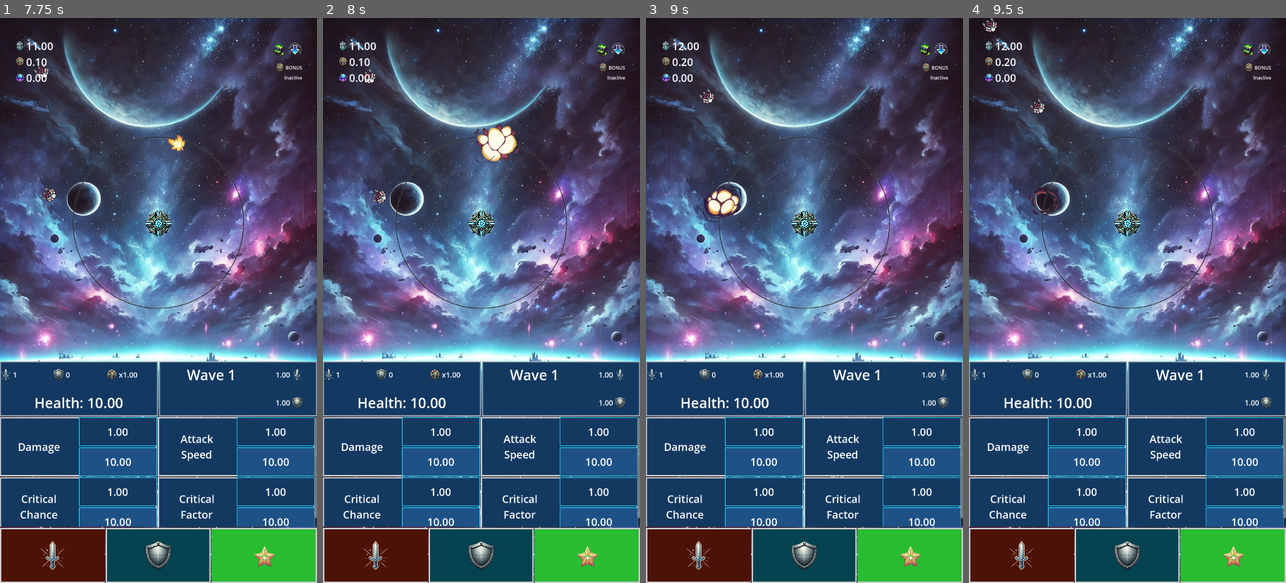
Above: before the commit, frames 1-4 (left to right).
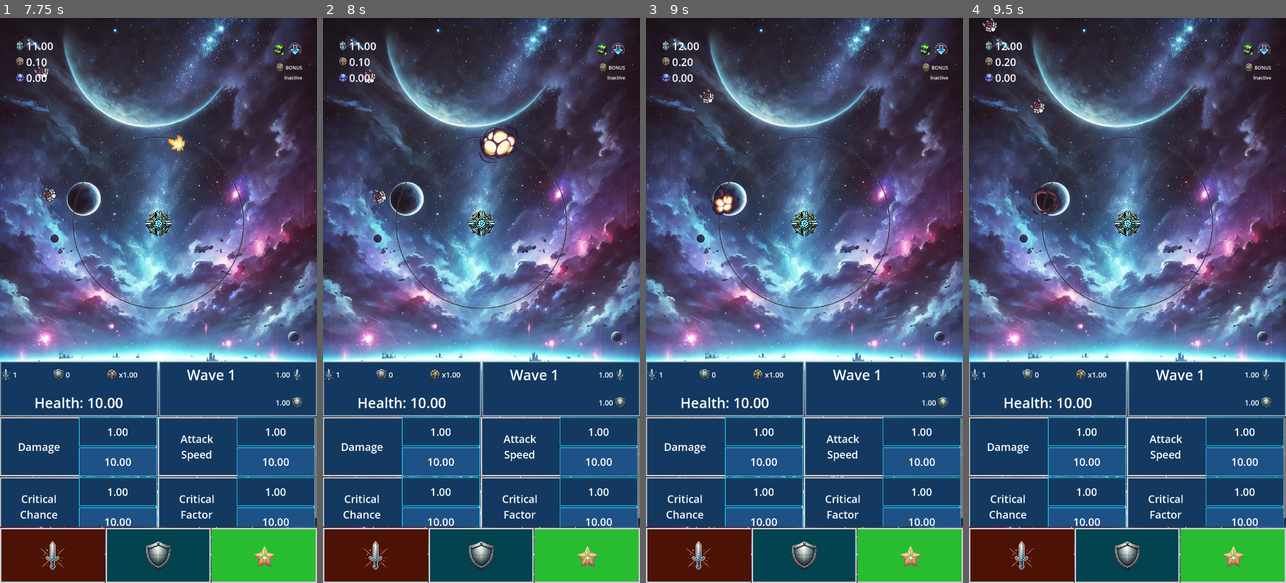
Above: after the commit, the same moments.

Repository: ascyrax/circle-defence
Game: Godot game, scene res://main.tscn
The game is run twice, just before and just after one commit, with the same random seed, the same clock (stepped at 60 frames per second) and the same inputs.
Inputs (mouse positions are in pixels of both pictures, inside the frame that each line leads up to):
- Up to frame 1 (7.75 s): click "<" at 0.5 s; click ">" at 1.25 s; click "BATTLE" at 2 s; tap Enter at 2.75 s; move the mouse to (228, 272) at 2.77 s; click (228, 272) at 2.92 s; tap Space at 3.5 s; move the mouse to (95, 328) at 3.52 s; click (95, 328) at 3.67 s; move the mouse to (190, 176) at 4.27 s; click (190, 176) at 4.42 s; move the mouse to (142, 413) at 5.02 s; click (142, 413) at 5.17 s; move the mouse to (253, 385) at 5.77 s; click (253, 385) at 5.92 s; move the mouse to (63, 215) at 6.52 s; click (63, 215) at 6.67 s; move the mouse to (174, 300) at 7.27 s; click (174, 300) at 7.42 s
- Up to frame 2 (8 s): no input
- Up to frame 3 (9 s): move the mouse to (756, 159) at 8.02 s; click (756, 159) at 8.17 s; move the mouse to (874, 272) at 8.77 s; click (874, 272) at 8.92 s
- Up to frame 4 (9.5 s): no input

Frame 1 is identical in both runs. In frame 2, 0.5% of the frame differs, in the area x 47-62%, y 18-27%; in frame 3, 0.5%; in frame 4, nothing differs.

Commit message:
added boss explosion animation

Diff:
--- a/boss.gd
+++ b/boss.gd
@@ -1,6 +1,7 @@
 extends Node2D
 
-@export var speed: float = randi_range(25, 50)  # Speed of the enemy
+@export var speed: float = randi_range(250, 500)  # Speed of the enemy
+var _bossExplosionScene = load("res://boss_explosion.tscn") as PackedScene
 var direction: Vector2 = Vector2.ZERO  # Direction toward the center
 var shooterContainerPosition : Vector2
 var _health: float = 1.0
@@ -63,8 +64,8 @@
 		#var bulletDamage = bullet.get_parent().get_current_bullet_damage()
 		_update_health(_bulletDamage)
 		if(_health <= 0.0):
-			var audioNode = $/root/GamePlay/Panel/VBoxContainer/BossExplosion as AudioStreamPlayer2D
-			audioNode.play()
+			_play_explosion_animation()
+			_play_explosion_audio()
 			queue_free()
 			GlobalData.update_wave_enemies_killed(+1)
 			update_cash_value()
@@ -88,3 +89,15 @@
 
 func get_current_enemy_damage():
 	return _damage
+
+func _play_explosion_audio():
+	var audioNode = $/root/GamePlay/Panel/VBoxContainer/BossExplosion as AudioStreamPlayer2D
+	audioNode.play()
+
+
+func _play_explosion_animation():
+	var _explosionContainer = $/root/GamePlay/Panel/VBoxContainer/EnemyExplosionSpawner as Node2D
+	var _explosionInstance = _bossExplosionScene.instantiate() as AnimatedSprite2D
+	_explosionInstance.position = position
+	_explosionContainer.add_child(_explosionInstance)
+	_explosionInstance.play("explode01")
--- /dev/null
+++ b/boss_explosion.gd
@@ -0,0 +1,16 @@
+extends AnimatedSprite2D
+
+
+# Called when the node enters the scene tree for the first time.
+func _ready() -> void:
+	call_deferred("_temp")
+
+func _temp():
+	var _timer = $Timer as Timer
+	_timer.wait_time = 2.0
+	_timer.one_shot = true
+	_timer.connect("timeout", _delete_explosion)
+	_timer.start()
+
+func _delete_explosion():
+	queue_free()
--- /dev/null
+++ b/boss_explosion.tscn
@@ -0,0 +1,84 @@
+[gd_scene load_steps=13 format=3 uid="uid://cfdgf4iesqsqe"]
+
+[ext_resource type="Texture2D" uid="uid://c6sseg0shijhe" path="res://art/animations/explosion02NoBg.png" id="1_oq0do"]
+[ext_resource type="Script" path="res://boss_explosion.gd" id="2_l2jug"]
+
+[sub_resource type="AtlasTexture" id="AtlasTexture_w10mo"]
+atlas = ExtResource("1_oq0do")
+region = Rect2(22, 7, 119, 123)
+
+[sub_resource type="AtlasTexture" id="AtlasTexture_tt432"]
+atlas = ExtResource("1_oq0do")
+region = Rect2(190, 7, 103, 123)
+
+[sub_resource type="AtlasTexture" id="AtlasTexture_irafu"]
+atlas = ExtResource("1_oq0do")
+region = Rect2(332, 7, 166, 123)
+
+[sub_resource type="AtlasTexture" id="AtlasTexture_3uwys"]
+atlas = ExtResource("1_oq0do")
+region = Rect2(16, 150, 150, 150)
+
+[sub_resource type="AtlasTexture" id="AtlasTexture_adsqb"]
+atlas = ExtResource("1_oq0do")
+region = Rect2(173, 145, 150, 145)
+
+[sub_resource type="AtlasTexture" id="AtlasTexture_eo2no"]
+atlas = ExtResource("1_oq0do")
+region = Rect2(337, 148, 150, 145)
+
+[sub_resource type="AtlasTexture" id="AtlasTexture_7j83a"]
+atlas = ExtResource("1_oq0do")
+region = Rect2(0, 304, 170, 175)
+
+[sub_resource type="AtlasTexture" id="AtlasTexture_1o7im"]
+atlas = ExtResource("1_oq0do")
+region = Rect2(163, 304, 160, 175)
+
+[sub_resource type="AtlasTexture" id="AtlasTexture_v21w4"]
+atlas = ExtResource("1_oq0do")
+region = Rect2(332, 304, 160, 175)
+
+[sub_resource type="SpriteFrames" id="SpriteFrames_6ih8a"]
+animations = [{
+"frames": [{
+"duration": 1.0,
+"texture": SubResource("AtlasTexture_w10mo")
+}, {
+"duration": 1.0,
+"texture": SubResource("AtlasTexture_tt432")
+}, {
+"duration": 1.0,
+"texture": SubResource("AtlasTexture_irafu")
+}, {
+"duration": 1.0,
+"texture": SubResource("AtlasTexture_3uwys")
+}, {
+"duration": 1.0,
+"texture": SubResource("AtlasTexture_adsqb")
+}, {
+"duration": 1.0,
+"texture": SubResource("AtlasTexture_eo2no")
+}, {
+"duration": 1.0,
+"texture": SubResource("AtlasTexture_7j83a")
+}, {
+"duration": 1.0,
+"texture": SubResource("AtlasTexture_1o7im")
+}, {
+"duration": 1.0,
+"texture": SubResource("AtlasTexture_v21w4")
+}],
+"loop": false,
+"name": &"explode01",
+"speed": 7.0
+}]
+
+[node name="BossExplosion" type="AnimatedSprite2D"]
+sprite_frames = SubResource("SpriteFrames_6ih8a")
+animation = &"explode01"
+script = ExtResource("2_l2jug")
+
+[node name="Timer" type="Timer" parent="."]
+wait_time = 2.0
+one_shot = true
--- a/enemy_explosion.tscn
+++ b/enemy_explosion.tscn
@@ -50,7 +50,7 @@
 }],
 "loop": false,
 "name": &"explode01",
-"speed": 10.0
+"speed": 7.0
 }]
 
 [node name="EnemyExplosion" type="AnimatedSprite2D"]
